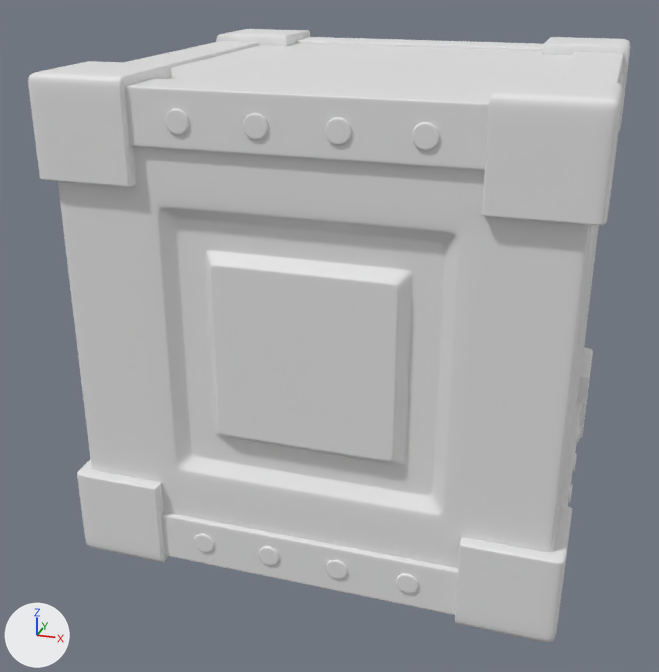
Two versions of the Blender file Assets/Models/box_metal.blend, one commit apart.
Before and after are seen from a 50 mm lens placed at (2.13, -8.0, 2.94), pointed at (-0.32, -0.32, -0.48). Arrows for +X, +Y and +Z are at lower left; the lights stay in place.
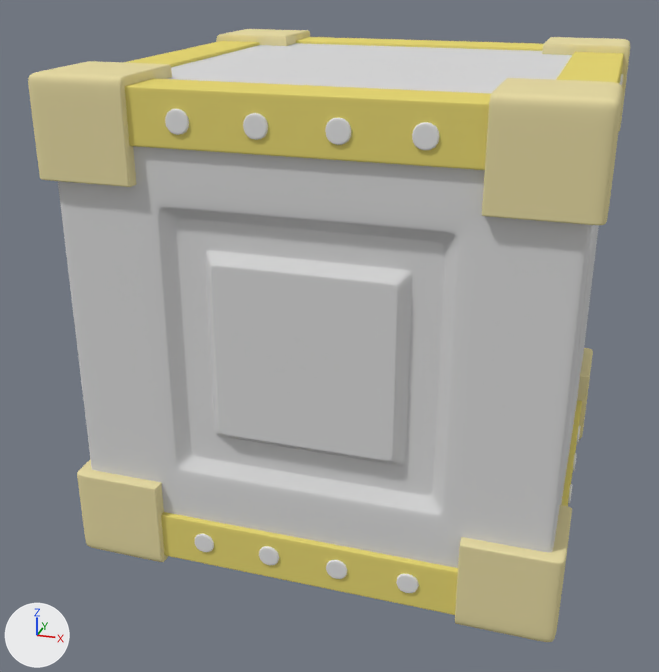
Pixel boxes [x1, y1, x2, y2] of what changed, in the pictures (659 x 672 px):
```json
{"object": "Cube.001", "change": "recoloured", "before": [28, 29, 630, 642], "after": [28, 29, 630, 642], "on screen": "grey to beige"}
{"object": "Cube.002", "change": "recoloured", "before": [123, 37, 624, 615], "after": [123, 37, 624, 615], "on screen": "grey to yellow"}
```

Edits to the scene script, one JSON object a line:
```json
{"op": "add", "block": "mat_box_corner", "code": ["mat_box_corner = diffuse_material('box_corner')", "mat_box_corner.base_color = (0.8, 0.711, 0.376)  # beige #e7dba5"]}
{"op": "add", "block": "mat_box_edges", "code": ["mat_box_edges = diffuse_material('box_edges')", "mat_box_edges.base_color = (0.8, 0.685, 0.177)  # yellow #e7d875"]}
{"block": "me_cube_002", "where": "me_cube_002.from_pydata(...)  # 104 vertices, 48 faces; spans x -2.05..2.05, y -2.05..2.05, z 1.6..2.03"}
{"op": "add", "block": "me_cube_002", "code": "me_cube_002.materials.append(mat_box_edges)  # yellow #e7d875"}
{"block": "me_cube", "where": "me_cube.from_pydata(...)  # 98 vertices, 96 faces; spans x 0.65..1.05, y 0.65..1.05, z 0.65..1.05"}
{"op": "add", "block": "me_cube", "code": "me_cube.materials.append(mat_box_corner)  # beige #e7dba5"}
```
